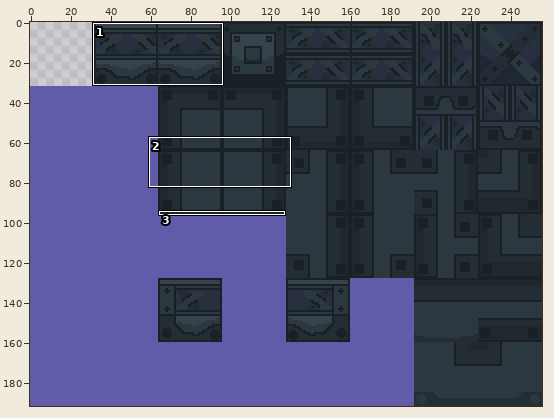
Two states of a sprite sheet, sprites/sTile_Wall/layers/8e25a156-891c-48a8-b2c0-ee8a3d1089ee/d9139cf0-5001-4a70-896a-49aaee3ac39e.png. Above: a wide view before the commit, with the close-up outlined.
Close-up. Earlier state:
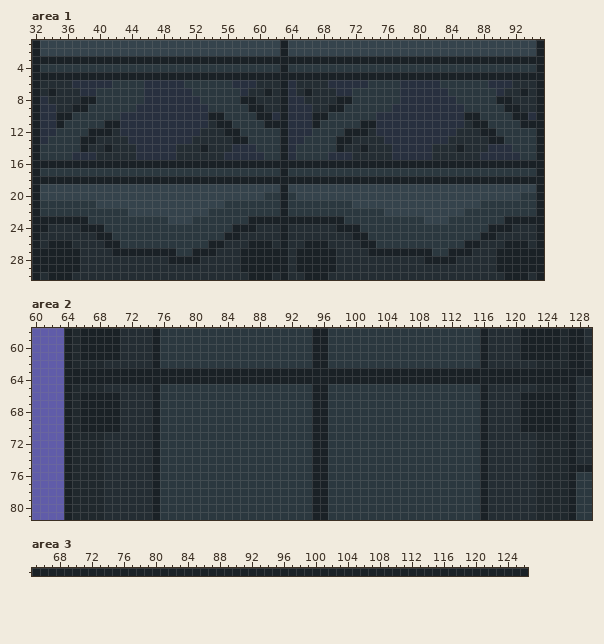
The file is 256x192 pixels. Colours within 5 levels of each other are drawn and written as one. Shown: area 1: x 32..95, y 1..30; area 2: x 60..129, y 58..81; area 3: x 65..126, y 95..95.
The same view after the edit:
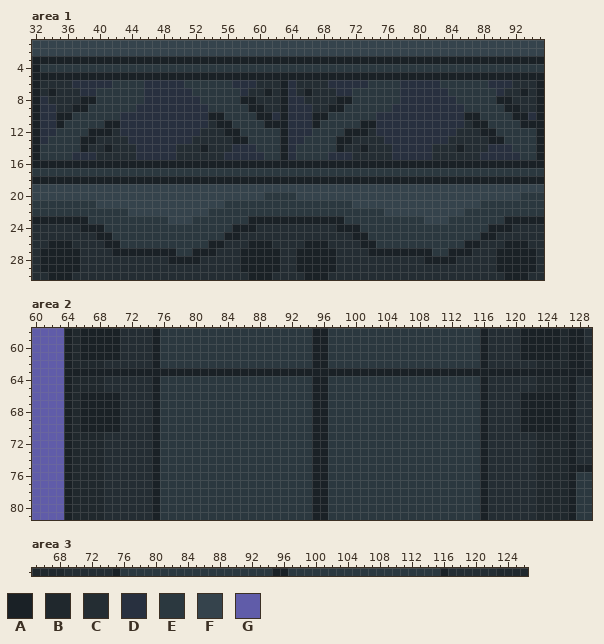
Palette (. is transparent): A #1a2126  B #20282d  C #242d33  D #28303f  E #2b383f  F #35434c  G #605ca9
The exact change:
Changed rows in their new state; - is an unchanged pixel.
Area 1:
first column x 32:
 1 F------------------------------F-------------------------------F
 2 F------------------------------F-------------------------------F
 4 -------------------------------E-------------------------------E
first column x 32:
17 E------------------------------E-------------------------------E
19 F------------------------------F-------------------------------F
20 F------------------------------E-------------------------------E
21 E------------------------------E-------------------------------E
22 E------------------------------E-------------------------------E
24 CC-----------------------------C-------------------------------C
25 C------------------------------C-------------------------------C
26 C------------------------------C-------------------------------C
27 C------------------------------C-------------------------------C
28 C------------------------------C-------------------------------C
29 C------------------------------C-------------------------------C
30 C------------------------------C-------------------------------C
Area 2:
first column x 65:
64 BBBBCCCCCC-EEEEEEEEEEEEEEEEEEE--EEEEEEEEEEEEEEEEEEE-CCCCCCBBBB
Area 3:
first column x 65:
95 BBBBCCCCCC-EEEEEEEEEEEEEEEEEEE--EEEEEEEEEEEEEEEEEEE-CCCCCCBBBB
Pixel boxes of the changes (left, top, right, bottom) in both close-ups:
changed: (32, 40, 40, 56)
changed: (280, 40, 288, 72)
changed: (536, 40, 544, 72)
changed: (32, 168, 48, 280)
changed: (280, 168, 288, 280)
changed: (536, 168, 544, 280)
changed: (72, 376, 568, 384)
changed: (32, 568, 528, 576)
